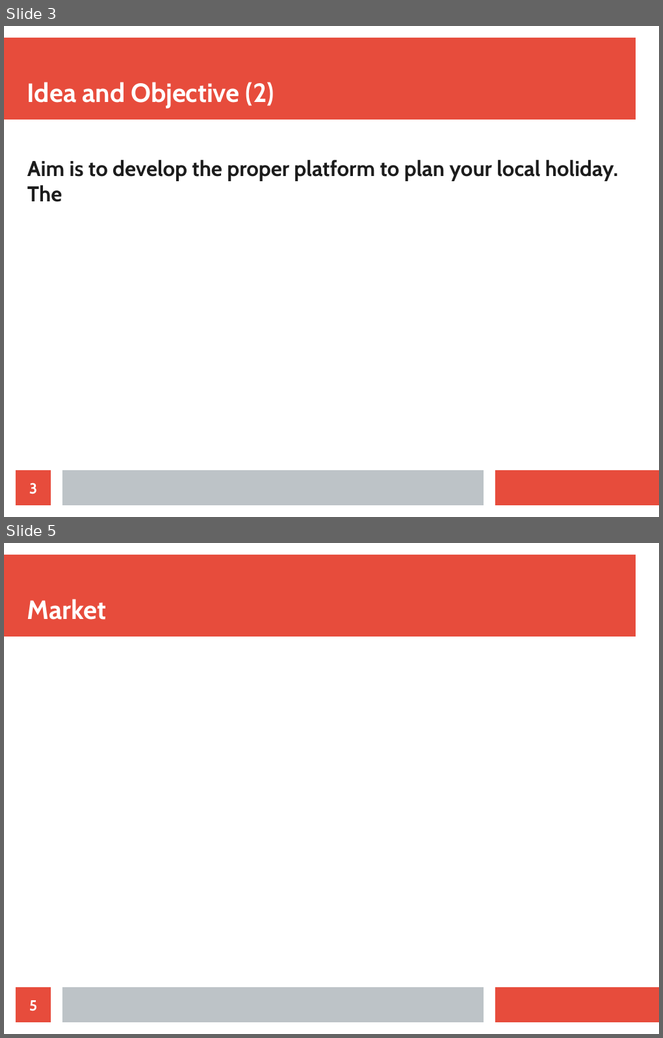
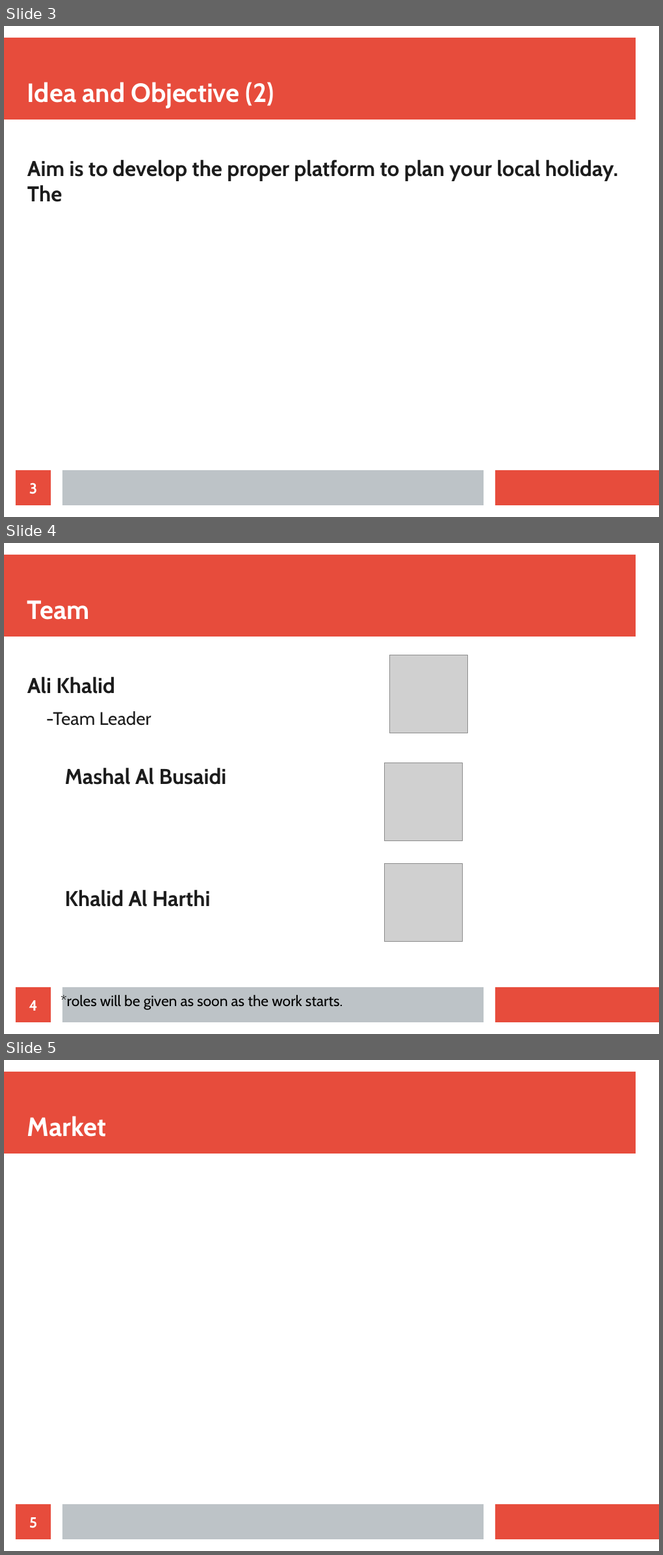
Before and after one commit to Aliii98/osoc19, a slide deck: OSOC-proposal.odp. Shown one above the other, each under a label of ours: slides 3 and 5 before the commit, slides 3, 4 and 5 after it; the slides between them are not shown. The pictures are 663x1038 and 663x1555 pixels, drawn with LibreOffice and Linux fonts; fonts in the diff are those of the drawing; grey boxes stand for pictures. Boxes give left, top, right and bottom in pixels: in the first picture for what was removed or moved away, otherwise in the second. Text is boxed around its words. In the diff, an @@ line names an element or a change of style, - is before the commit and + after.

Commit message:
Added Finance and Team slides

```diff
--- a/OSOC-proposal.odp
+++ b/OSOC-proposal.odp
@@ slide 4 added at [4,543,659,1034], background #FFFFFF; not listed: 3 template elements that a slide beside it also shows @@
@@ title added at [27,600,90,620], 32 pt, text #FFFFFF, bold @@
+Team
@@ picture added at [390,655,467,733] @@
@@ text added at [27,677,227,907], 26 pt, text #1C1C1C, bold @@
+Ali Khalid
+  -Team Leader
+Mashal Al Busaidi
+Khalid Al Harthi
@@ picture added at [384,763,462,841] @@
@@ picture added at [384,864,462,942] @@
@@ page number added at [16,988,51,1023], fill #E74C3C, 18 pt, text #FFFFFF, bold @@
+4
@@ text added at [61,993,343,1010], 18 pt, text #000000 @@
+*roles will be given as soon as the work starts.
```
Also in this commit, not shown: 1 other slide added, 2 slides removed.
